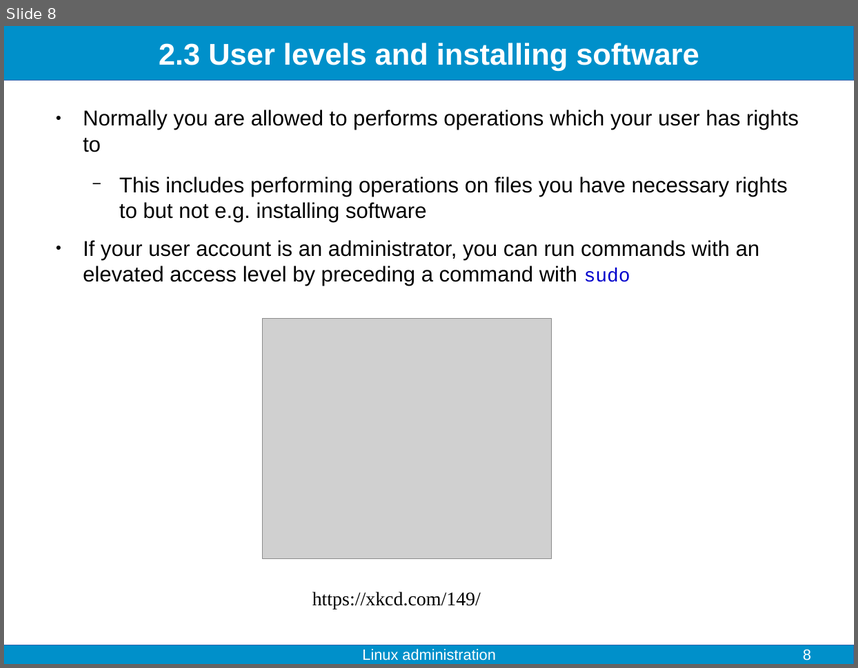
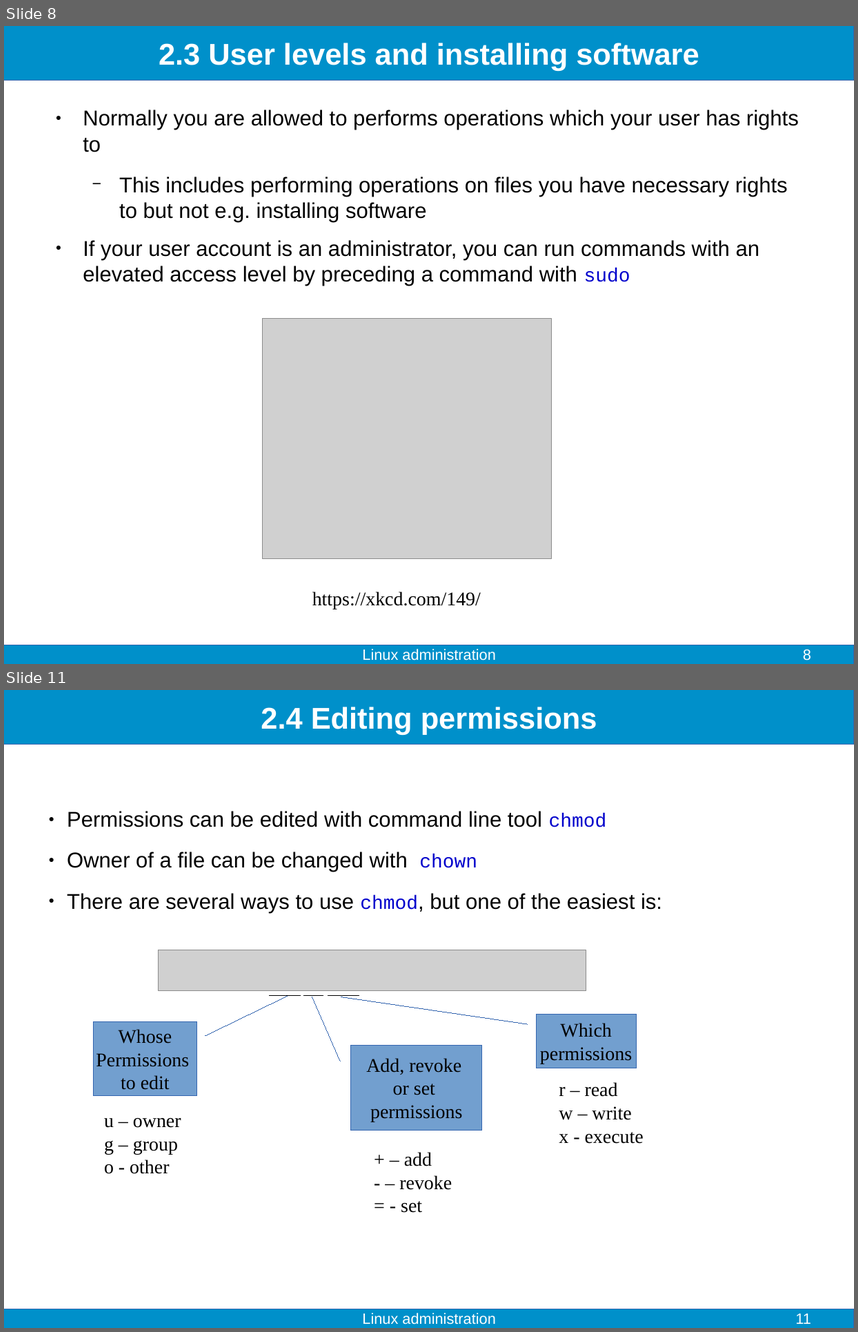
Before and after one commit to fjelltopp/training, a slide deck: linux_administration/linux_administration.odp. Shown one above the other, each under a label of ours: slide 8 before the commit, slides 8 and 11 after it; the slides between them are not shown. The pictures are 858x668 and 858x1332 pixels, drawn with LibreOffice and Linux fonts; fonts in the diff are those of the drawing; grey boxes stand for pictures. Boxes give left, top, right and bottom in pixels: in the first picture for what was removed or moved away, otherwise in the second. Text is boxed around its words. In the diff, an @@ line names an element or a change of style, - is before the commit and + after.

Commit message:
permissions training files

```diff
--- a/linux_administration/linux_administration.odp
+++ b/linux_administration/linux_administration.odp
@@ slide 11 added at <box>4,690,854,1328</box>, background #FFFFFF; not listed: 2 template elements that a slide beside it also shows @@
@@ title added at <box>261,707,597,735</box>, 28 pt, text #FFFFFF, bold @@
+2.4 Editing permissions
@@ text added at <box>67,811,662,913</box>, 20 pt, text #000000 @@
+● Permissions can be edited with command line tool chmod
+● Owner of a file can be changed with chown
+● There are several ways to use chmod, but one of the easiest is:
@@ picture added at <box>159,950,586,991</box> @@
@@ line added from (270, 996) to (300, 996), #000000 0 pt @@
@@ line added from (303, 996) to (323, 996), #000000 0 pt @@
@@ line added from (328, 996) to (359, 996), #000000 0 pt @@
@@ border callout added at <box>536,1014,637,1068</box>, fill #729FCF, outline #3465AF 0 pt, 18 pt, text #000000 @@
+Which
+permissions
@@ border callout added at <box>94,1022,197,1096</box>, fill #729FCF, outline #3465AF 0 pt, 18 pt, text #000000 @@
+Whose
+Permissions
+to edit
@@ border callout added at <box>351,1045,482,1130</box>, fill #729FCF, outline #3465AF 0 pt, 18 pt, text #000000 @@
+Add, revoke
+or set
+permissions
@@ text added at <box>559,1082,644,1143</box>, 18 pt, text #000000 @@
+r – read
+w – write
+x - execute
@@ text added at <box>104,1118,181,1174</box>, 18 pt, text #000000 @@
+u – owner
+g – group
+o - other
@@ text added at <box>399,1152,452,1212</box>, 18 pt, text #000000 @@
++ – add
+- – revoke
+= - set
@@ text added at <box>362,1312,495,1324</box>, 14 pt, text #FFFFFF @@
+Linux administration
@@ page number added at <box>795,1313,811,1323</box>, 14 pt, text #FFFFFF @@
+11
```
Also in this commit, not shown: 4 slides changed, 7 other files.
